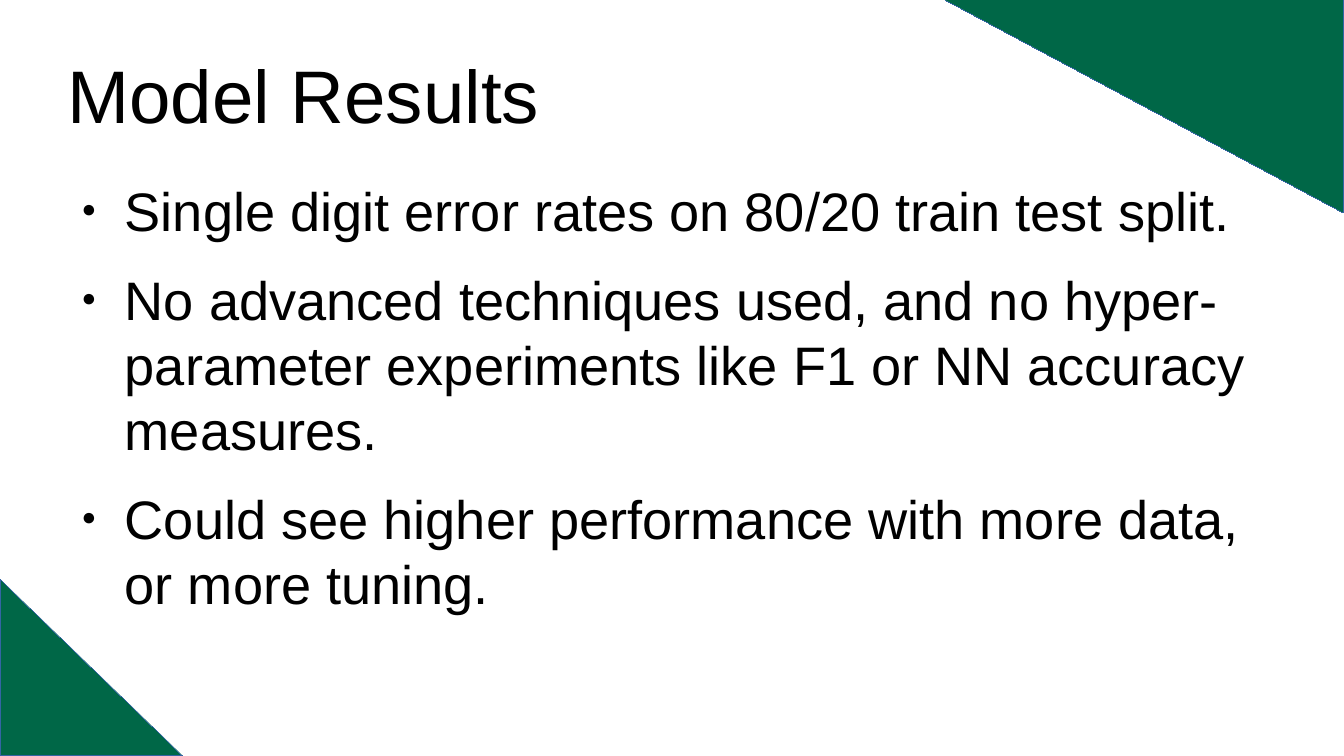
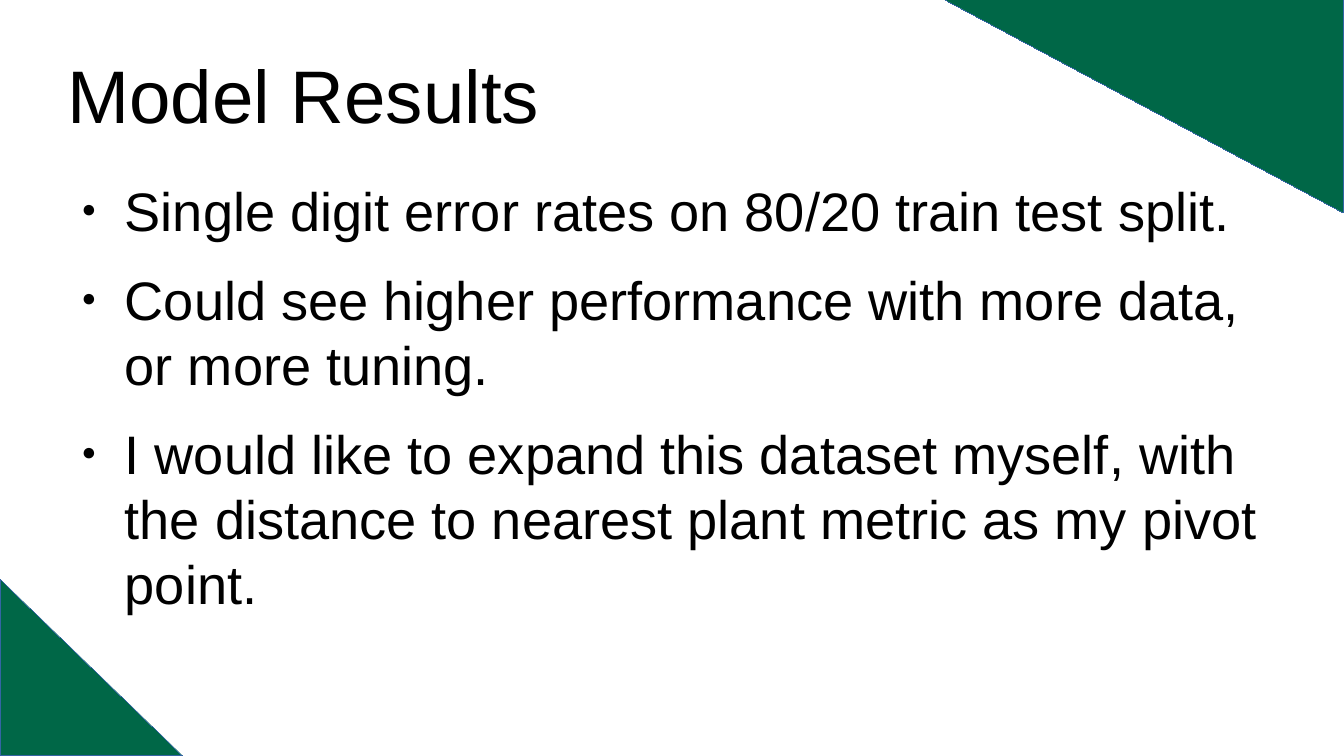
Before and after one commit to arturoAltamirano/arturoAltamirano, a slide deck: slide 12 of finalPresentation_arturoAltamirano.odp (slide 11 before the commit). Drawn at 1344x756 pixels with LibreOffice and Linux fonts; fonts in the diff are those of the drawing. Boxes give left, top, right and bottom in pixels: in the first picture for what was removed or moved away, otherwise in the second. Text is boxed around its words. In the diff, an @@ line names an element or a change of style, - is before the commit and + after.

```diff
--- a/finalPresentation_arturoAltamirano.odp
+++ b/finalPresentation_arturoAltamirano.odp
@@ text at <box>125,280,1245,451</box>: paragraph removed @@
-● No advanced techniques used, and no hyper-parameter experiments like F1 or NN accuracy measures.
@@ text at <box>125,434,1256,613</box>: paragraph added @@
+● I would like to expand this dataset myself, with the distance to nearest plant metric as my pivot point.
```
Also in this commit, not shown: 1 slide added, 2 other files.
